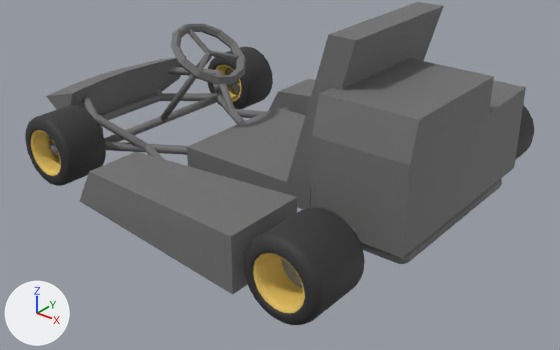
What one commit did to the FBX model Content/Models/kart_1.fbx.
The view is the same before and after, from a 50 mm lens placed at (147.2, -175.2, 113.2), pointed at (10.8, -4.8, 7.6). Every picture has the same lights, and +X, +Y and +Z are marked at lower left. Vertices at the same position are counted once.

Names of what the first picture shows: 'Body'.
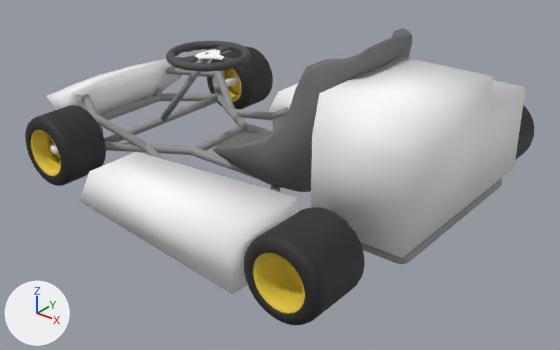
Where the change shows, as pixel boxes (x1, y1, x2, y2) in the pictures (560 x 350 px; the box of a moved part takes in the faces that stretch with it):
'Body', reshaped, rescaled (8% shorter)
    before: (25, 2, 534, 325)
    after: (25, 28, 534, 325)
part 1 of me_mesh, moved or reshaped
    before: (160, 56, 212, 122)
    after: (160, 52, 210, 122)
part 2 of me_mesh, moved or reshaped
    both: (46, 71, 126, 115)
part 3 of me_mesh, moved or reshaped
    both: (100, 56, 186, 106)
part 4 of me_mesh, moved or reshaped
    before: (268, 79, 315, 115)
    after: (268, 83, 298, 112)
part 5 of me_mesh, moved or reshaped
    both: (80, 152, 297, 295)
part 6 of me_mesh, added
    after: (214, 84, 221, 92)
part 7 of me_mesh, moved or reshaped (not visible before)
    after: (194, 124, 247, 151)
part 8 of me_mesh, moved or reshaped
    both: (104, 95, 218, 142)
part 9 of me_mesh, deleted
    before: (25, 2, 534, 325)
part 10 of me_mesh, built on
    after: (28, 28, 534, 316)

Edits to the bpy script that builds the scene:
```text
Add mat_m_tire_hub:
    mat_m_tire_hub = principled_material('m_tire_hub')
    mat_m_tire_hub.base_color = (0.8, 0.584, 0.0461)  # yellow #e7c93d
    mat_m_tire_hub.roughness = 0.69
Add mat_m_tire_black:
    mat_m_tire_black = principled_material('m_tire_black')
    mat_m_tire_black.base_color = (0.022, 0.022, 0.022)  # black #292929
    mat_m_tire_black.roughness = 0.69
Add mat_m_steering_wheel_rubber:
    mat_m_steering_wheel_rubber = principled_material('m_steering_wheel_rubber')
    mat_m_steering_wheel_rubber.base_color = (0.0732, 0.0732, 0.0732)  # dark grey #4c4c4c
    mat_m_steering_wheel_rubber.roughness = 0.69
Add mat_m_frame:
    mat_m_frame = principled_material('m_frame')
    mat_m_frame.base_color = (0.296, 0.296, 0.296)  # grey #949494
    mat_m_frame.roughness = 0.69
Add mat_default:
    mat_default = principled_material('default')
    mat_default.base_color = (1.0, 1.0, 1.0)  # white #ffffff
    mat_default.roughness = 0.69
Change me_mesh:
    used by ob_body; location = (-2.1, -1.4, 3.5); rotation_euler = (1.571, 0.0, 3.142), in degrees (90, 0, 180)
    remove me_mesh.from_pydata(...)  # 6122 vertices, 8609 faces; spans x -72.2..75.6, y 0.4..58.1, z -60.5..61.5
    remove me_mesh.materials.append(mat_tire_black)  # black #333333
    remove me_mesh.materials.append(mat_tire_hub)  # yellow #e7c462
    remove me_mesh.materials.append(mat_tire_hub_2)  # grey #90948f
    add me_mesh.from_pydata(...)  # 22474 vertices, 21584 faces; spans x -902.1..944.7, y 5.7..650.1, z -756.2..768.9
    me_mesh part 1: the loose piece of 64 vertices spanning x 18.3..44.1, y 6.5..36.6, z -1.1..1.1 is scaled about the mesh origin by 12.5, in mat_m_frame (grey #949494)
    me_mesh part 2: the loose piece of 12 vertices spanning x 56.5..75.6, y 5.9..21.9, z -26.6..0.0 is scaled about the mesh origin by 12.5, in mat_default (white #ffffff)
    me_mesh part 3: the loose piece of 12 vertices spanning x 56.5..75.6, y 5.9..21.9, z 0.0..26.6 is scaled about the mesh origin by 12.5, in mat_default (white #ffffff)
    me_mesh part 4: the loose piece of 8 vertices spanning x -44.2..24.8, y 2.2..19.5, z 34.7..61.5 is scaled about the mesh origin by 12.5, in mat_default (white #ffffff)
    me_mesh part 5: the loose piece of 8 vertices spanning x -44.2..24.8, y 2.2..19.5, z -60.5..-33.7 is scaled about the mesh origin by 12.5, in mat_default (white #ffffff)
    me_mesh part 6: a new loose piece, a 32-sided cylinder along y spanning x 517.4..562.8, y 128.4..164.7, z 347.4..392.8, in mat_m_frame (grey #949494)
    me_mesh part 7: the loose piece of 96 vertices spanning x 14.1..17.0, y 6.0..8.8, z -11.4..12.6 is scaled about the mesh origin by 12.5, in mat_m_frame (grey #949494)
    me_mesh part 8: the loose piece of 96 vertices spanning x 41.8..44.7, y 6.0..8.8, z -27.9..28.9 is scaled about the mesh origin by 12.5, in mat_m_frame (grey #949494)
    me_mesh part 9: 30 loose pieces with 5728 vertices, spanning x -72.2..69.1, y 0.4..58.1, z -60.0..60.6, are deleted
    me_mesh part 10: 2 vertices removed from x -38.9..38.9, y 1.3..7.6, z -38.5..49.8; 21826 vertices added at x -902.1..863.5, y 5.7..650.1, z -750.2..757.0
    add me_mesh.materials.append(mat_default)  # white #ffffff
    add me_mesh.materials.append(mat_m_tire_black)  # black #292929
    add me_mesh.materials.append(mat_m_tire_hub)  # yellow #e7c93d
    add me_mesh.materials.append(mat_m_steering_wheel_rubber)  # dark grey #4c4c4c
    add me_mesh.materials.append(mat_m_frame)  # grey #949494
Change ob_body:
    ob_body.scale: (1.0, 1.0, 1.0) -> (0.08, 0.08, 0.08)
```
